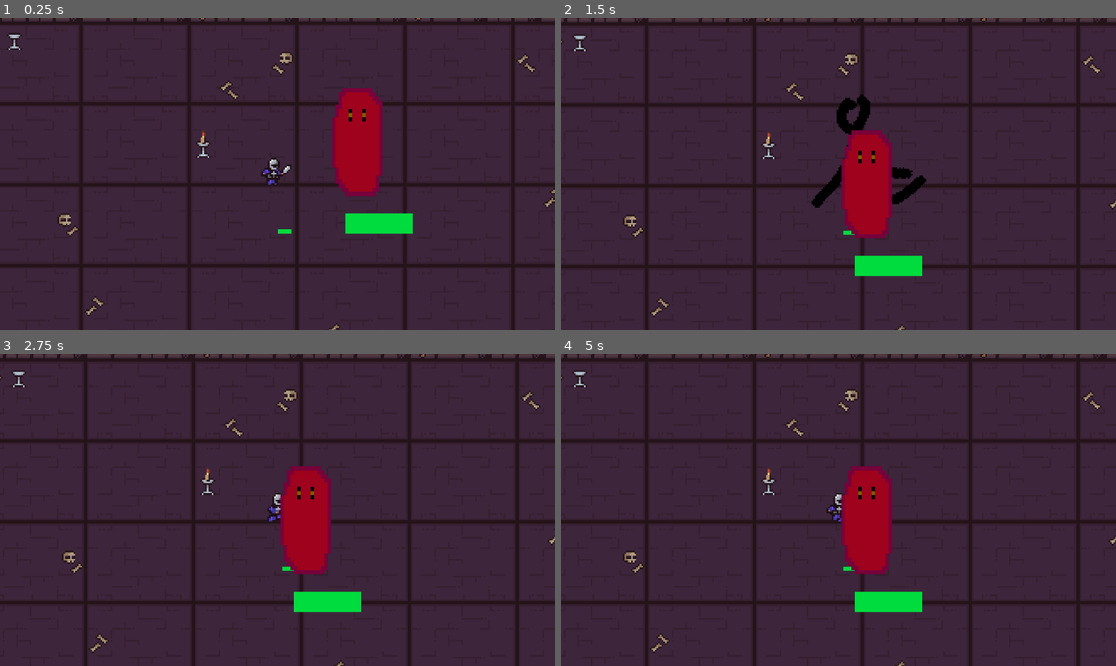
Above: before the commit, frames 1-4 (two rows, left to right).
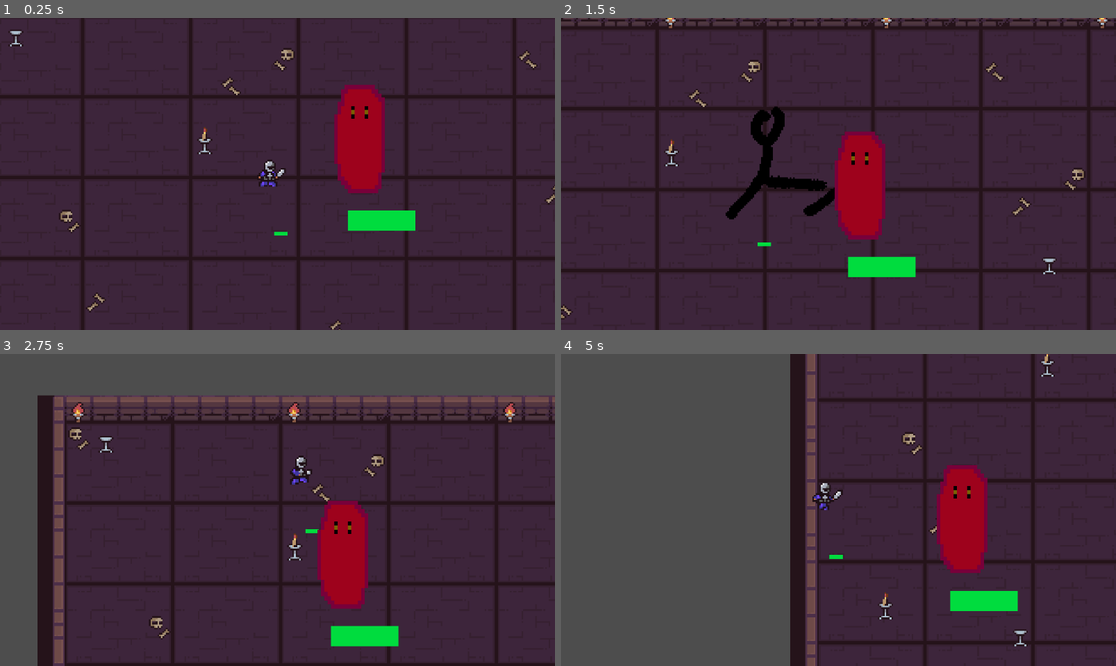
Above: after the commit, the same moments.

Repository: Lukas74m/gae_ca2
Game: Godot game, scene res://scenes/game/Game.tscn
Same seed, same stepped clock (60 frames per second), same inputs: the game is played once before the commit and once after it.
Inputs (mouse positions are in pixels of both pictures, inside the frame that each line leads up to):
- Up to frame 1 (0.25 s): no input
- Up to frame 2 (1.5 s): move the mouse to (960, 158) at 0.52 s; hold Q (attack) 0.53-1.28 s; move the mouse to (727, 189) at 1.27 s; tap E (dash) at 1.35 s
- Up to frame 3 (2.75 s): move the mouse to (333, 441) at 2.02 s; hold Q (attack) from 2.03 s (still down)
- Up to frame 4 (5 s): move the mouse to (810, 572) at 2.77 s; release Q (attack) at 2.78 s; tap E (dash) at 2.85, 4.35 s; move the mouse to (1005, 556) at 3.52 s; hold Q (attack) 3.53-4.28 s; move the mouse to (672, 463) at 4.27 s

The runs differ from the first frame. In frame 1, 8.7% of the frame differs, in the area x 0-100%, y 0-100%; in frame 2, 15%; in frame 3, 41%; in frame 4, 59%.

Commit message:
Game bug fix

Diff:
--- a/gae-ca2/scenes/game/Game.tscn
+++ b/gae-ca2/scenes/game/Game.tscn
@@ -30,13 +30,9 @@
 0:1/0 = 0
 0:1/0/physics_layer_0/polygon_0/points = PackedVector2Array(-8, -8, 8, -8, 8, 8, -8, 8)
 1:1/0 = 0
-1:1/0/physics_layer_0/polygon_0/points = PackedVector2Array(-8, -8, 8, -8, 8, 8, -8, 8)
 2:1/0 = 0
-2:1/0/physics_layer_0/polygon_0/points = PackedVector2Array(-8, -8, 8, -8, 8, 8, -8, 8)
 3:1/0 = 0
-3:1/0/physics_layer_0/polygon_0/points = PackedVector2Array(-8, -8, 8, -8, 8, 8, -8, 8)
 4:1/0 = 0
-4:1/0/physics_layer_0/polygon_0/points = PackedVector2Array(-8, -8, 8, -8, 8, 8, -8, 8)
 5:1/0 = 0
 5:1/0/physics_layer_0/polygon_0/points = PackedVector2Array(-8, -8, 8, -8, 8, 8, -8, 8)
 6:1/0 = 0
@@ -50,13 +46,9 @@
 0:2/0 = 0
 0:2/0/physics_layer_0/polygon_0/points = PackedVector2Array(-8, -8, 8, -8, 8, 8, -8, 8)
 1:2/0 = 0
-1:2/0/physics_layer_0/polygon_0/points = PackedVector2Array(-8, -8, 8, -8, 8, 8, -8, 8)
 2:2/0 = 0
-2:2/0/physics_layer_0/polygon_0/points = PackedVector2Array(-8, -8, 8, -8, 8, 8, -8, 8)
 3:2/0 = 0
-3:2/0/physics_layer_0/polygon_0/points = PackedVector2Array(-8, -8, 8, -8, 8, 8, -8, 8)
 4:2/0 = 0
-4:2/0/physics_layer_0/polygon_0/points = PackedVector2Array(-8, -8, 8, -8, 8, 8, -8, 8)
 5:2/0 = 0
 5:2/0/physics_layer_0/polygon_0/points = PackedVector2Array(-8, -8, 8, -8, 8, 8, -8, 8)
 6:2/0 = 0
@@ -70,13 +62,9 @@
 0:3/0 = 0
 0:3/0/physics_layer_0/polygon_0/points = PackedVector2Array(-8, -8, 8, -8, 8, 8, -8, 8)
 1:3/0 = 0
-1:3/0/physics_layer_0/polygon_0/points = PackedVector2Array(-8, -8, 8, -8, 8, 8, -8, 8)
 2:3/0 = 0
-2:3/0/physics_layer_0/polygon_0/points = PackedVector2Array(-8, -8, 8, -8, 8, 8, -8, 8)
 3:3/0 = 0
-3:3/0/physics_layer_0/polygon_0/points = PackedVector2Array(-8, -8, 8, -8, 8, 8, -8, 8)
 4:3/0 = 0
-4:3/0/physics_layer_0/polygon_0/points = PackedVector2Array(-8, -8, 8, -8, 8, 8, -8, 8)
 5:3/0 = 0
 5:3/0/physics_layer_0/polygon_0/points = PackedVector2Array(-8, -8, 8, -8, 8, 8, -8, 8)
 6:3/0 = 0
@@ -194,7 +182,7 @@
 
 [node name="Map" type="TileMapLayer" parent="."]
 use_parent_material = true
-position = Vector2(4, -4)
+position = Vector2(4, -6)
 tile_map_data = PackedByteArray("AAD9//z/AgABAAAAAAD+//z/AgABAAAAAAD///z/AgACAAAAAAAEAPz/AgAEAAAAAAAHAPz/AgAEAAAAAAAJAP …(10800 unchanged characters)…
 tile_set = SubResource("TileSet_gg4pt")
 
--- a/gae-ca2/scripts/player/player.gd
+++ b/gae-ca2/scripts/player/player.gd
@@ -1,6 +1,6 @@
 extends CharacterBody2D
 
-@export var speed: float = 200.0
+@export var speed: float = 150.0
 @export var stop_distance: float = 4.0
 @export var dash_speed: float = 600.0
 @export var dash_duration: float = 0.2
